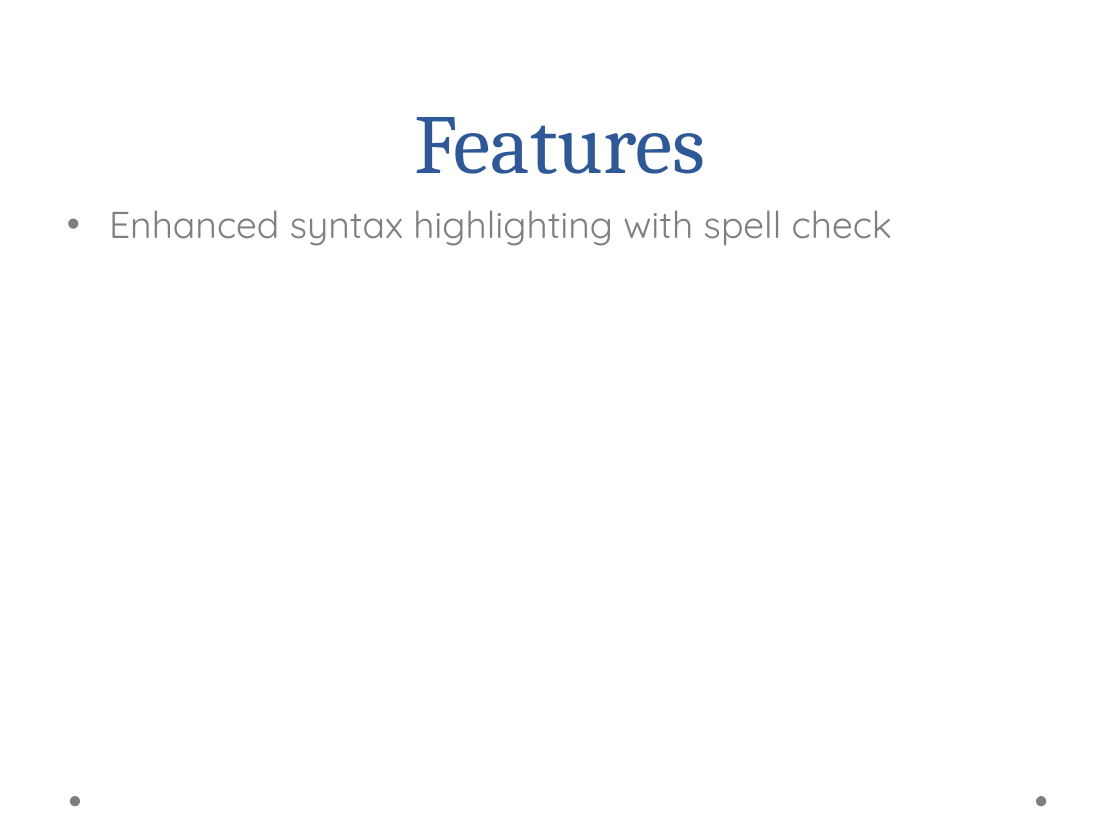
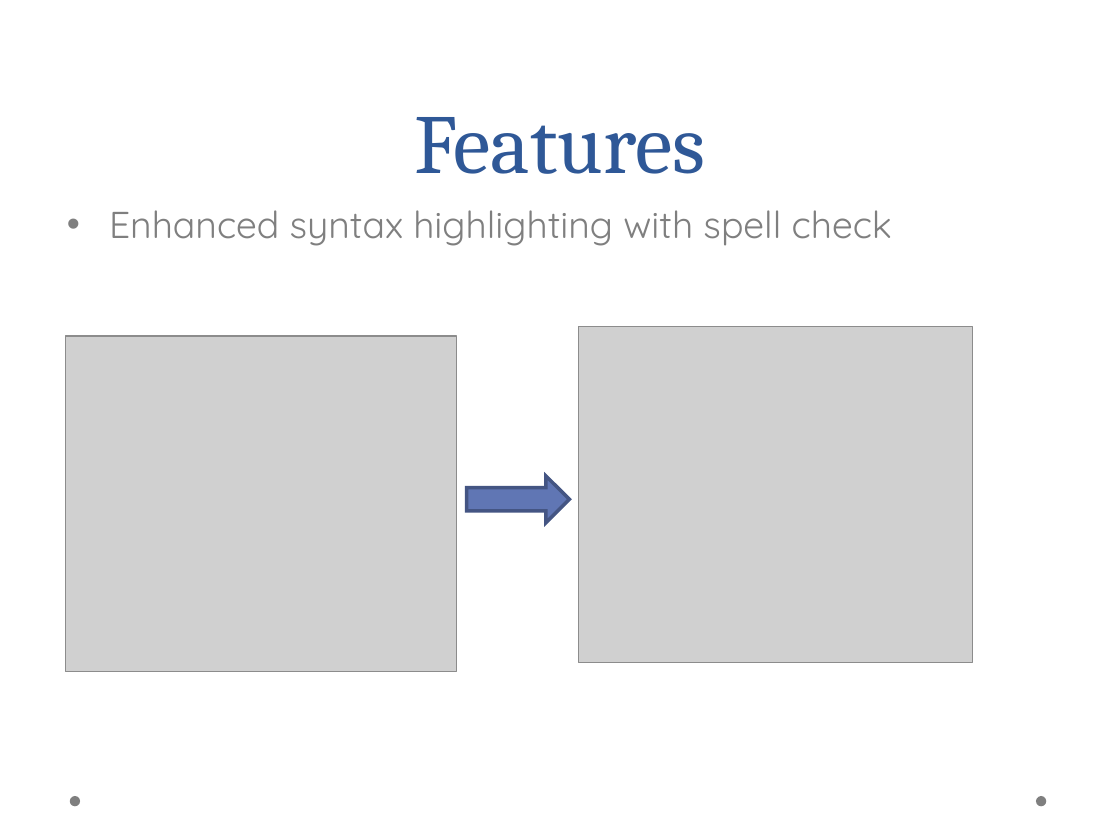
Before and after one commit to aayanqazi/OMSE, a slide deck: slide 3 of 535/Project1.ppt. Drawn at 1120x840 pixels with LibreOffice and Linux fonts; fonts in the diff are those of the drawing; grey boxes stand for pictures; background and template pictures are left out. Boxes give left, top, right and bottom in pixels: in the first picture for what was removed or moved away, otherwise in the second. Text is boxed around its words. In the diff, an @@ line names an element or a change of style, - is before the commit and + after.

```diff
--- a/535/Project1.ppt
+++ b/535/Project1.ppt
@@ picture added at (579,327,972,663) @@
@@ picture added at (65,336,456,672) @@
@@ right arrow added at (467,476,570,523), fill #6076B4, outline #445583 2.24 pt @@
```
Also in this commit, not shown: 4 other slides changed, 3 slides added, 3 slides removed.
